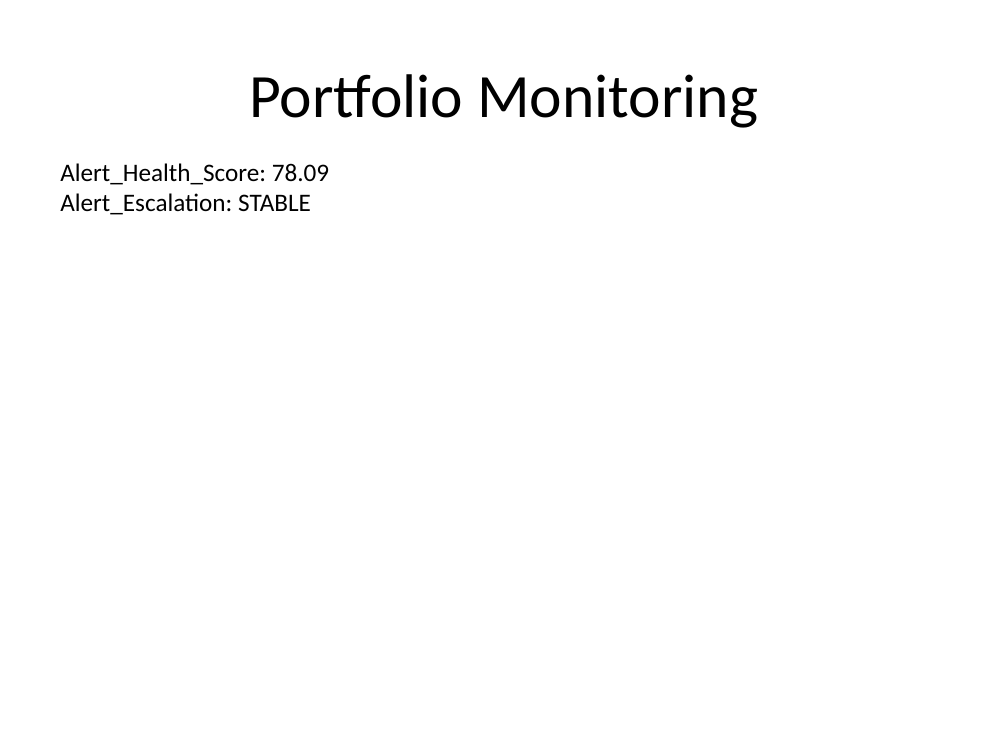
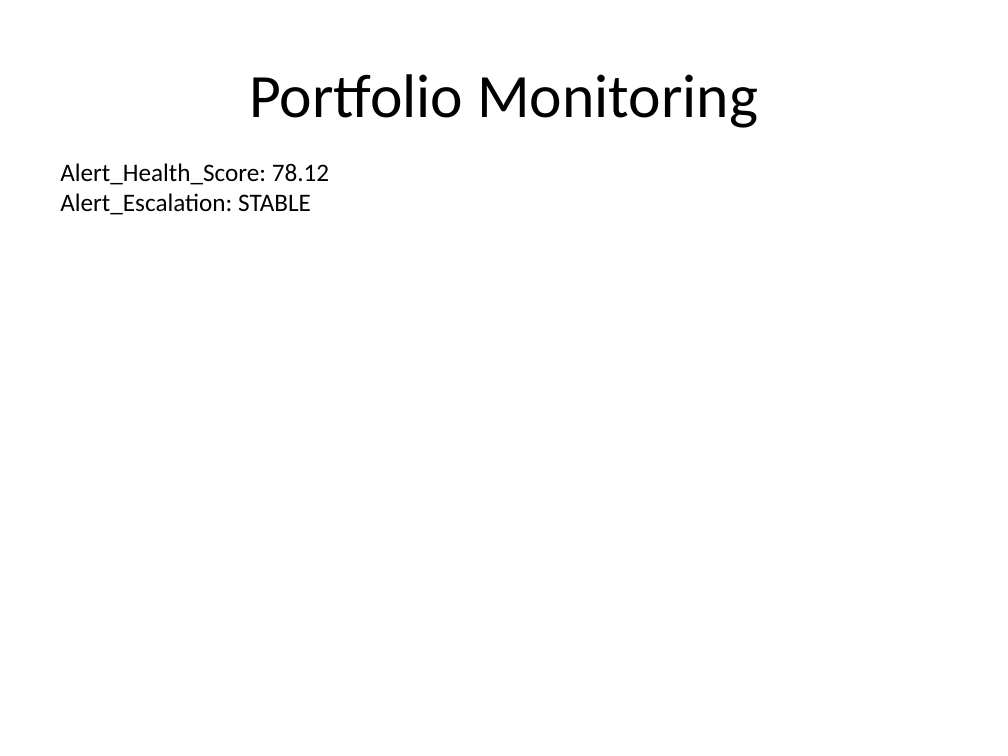
Before and after one commit to sakshinekkala28/Institutional_Quant_Platform, a slide deck: slide 9 of data/reports/investment_committee_presentation.pptx. Drawn at 1008x756 pixels with LibreOffice and Linux fonts; fonts in the diff are those of the drawing. Boxes give left, top, right and bottom in pixels: in the first picture for what was removed or moved away, otherwise in the second. Text is boxed around its words. In the diff, an @@ line names an element or a change of style, - is before the commit and + after.

```diff
--- a/data/reports/investment_committee_presentation.pptx
+++ b/data/reports/investment_committee_presentation.pptx
@@ text at (60,163,329,185): text changed @@
-Alert_Health_Score: 78.09
+Alert_Health_Score: 78.12
```
Also in this commit, not shown: 3 other slides changed, 14 other files.
